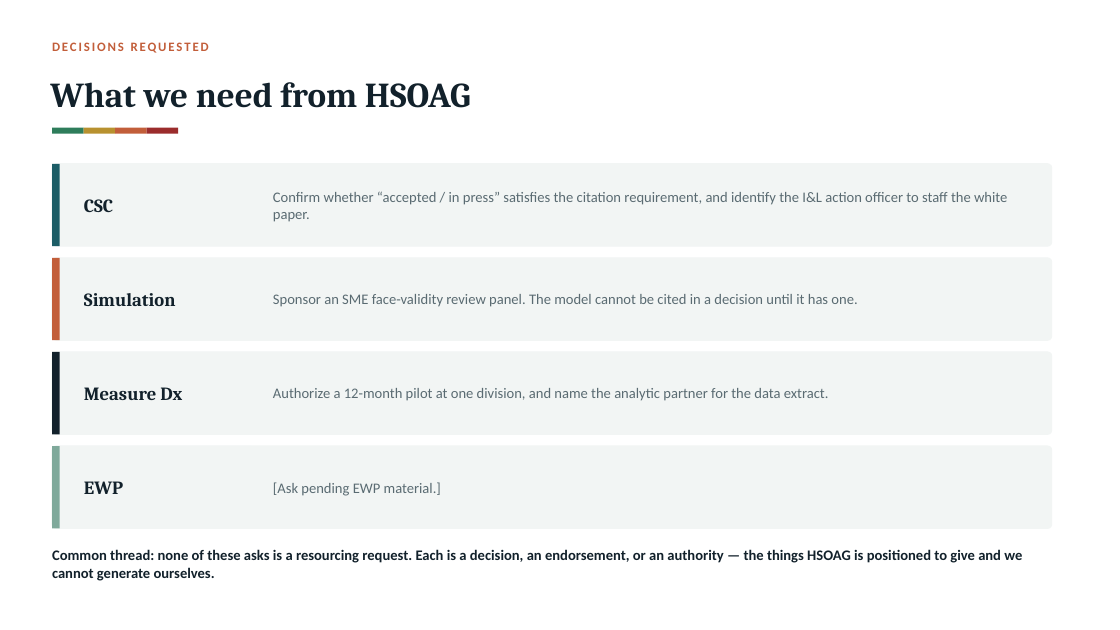
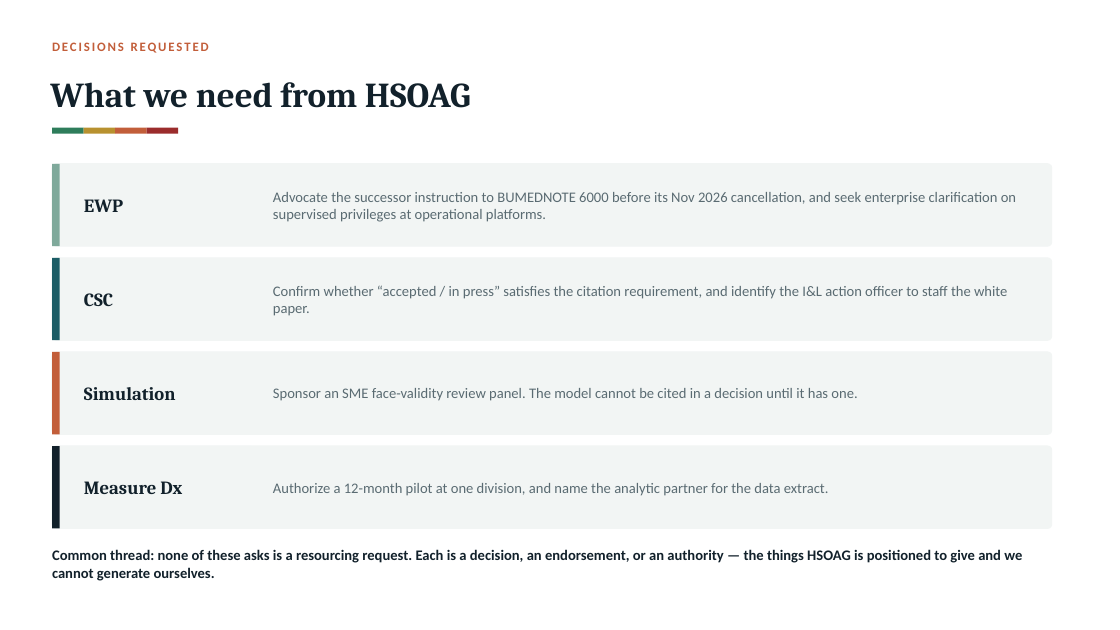
Before and after one commit to bford5270/Measure-Dx-Genesis, a slide deck: slide 10 of brief/HSOAG_Quality_LOE.pptx. Drawn at 1120x630 pixels with LibreOffice and Linux fonts; fonts in the diff are those of the drawing. Boxes give left, top, right and bottom in pixels: in the first picture for what was removed or moved away, otherwise in the second. Text is boxed around its words. In the diff, an @@ line names an element or a change of style, - is before the commit and + after.

```diff
--- a/brief/HSOAG_Quality_LOE.pptx
+++ b/brief/HSOAG_Quality_LOE.pptx
@@ rectangle at bbox=[52, 164, 60, 246]: fill #1C5D66 to #7FA99B @@
@@ text "EWP": place and size @@
-text "EWP" at bbox=[84, 481, 123, 494]
+text "EWP" at bbox=[84, 199, 123, 212]
@@ text added at bbox=[273, 192, 1016, 222], 12.5 pt, text #5A6B72 @@
+Advocate the successor instruction to BUMEDNOTE 6000 before its Nov 2026 cancellation, and seek enterprise clarification on supervised privileges at operational platforms.
@@ rectangle at bbox=[52, 258, 60, 340]: fill #C25E3A to #1C5D66 @@
@@ rectangle at bbox=[52, 352, 60, 434]: fill #12212B to #C25E3A @@
@@ 6 texts: place and size @@
-6 texts at bbox=[84, 191, 1007, 401]
+6 texts at bbox=[84, 285, 1007, 496]
@@ rectangle at bbox=[52, 446, 60, 528]: fill #7FA99B to #12212B @@
@@ text removed at bbox=[273, 482, 441, 496] @@
-[Ask pending EWP material.]
```
Also in this commit, not shown: 2 other slides changed, 2 slides added, 2 slides removed, 2 other files.
